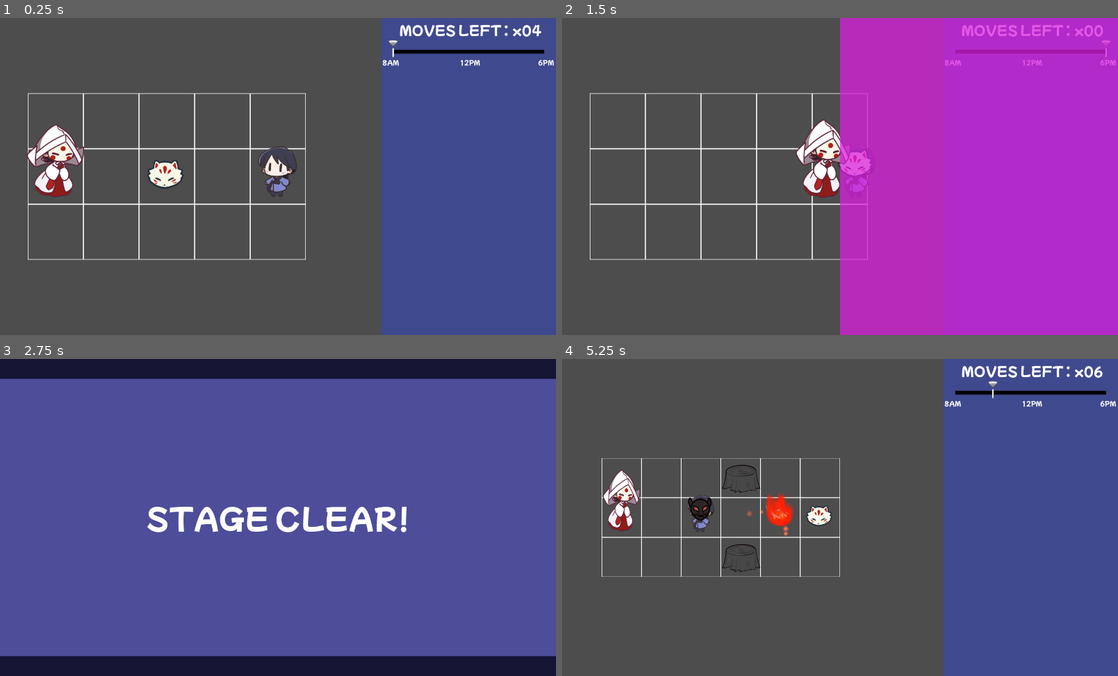
Above: before the commit, frames 1-4 (two rows, left to right).
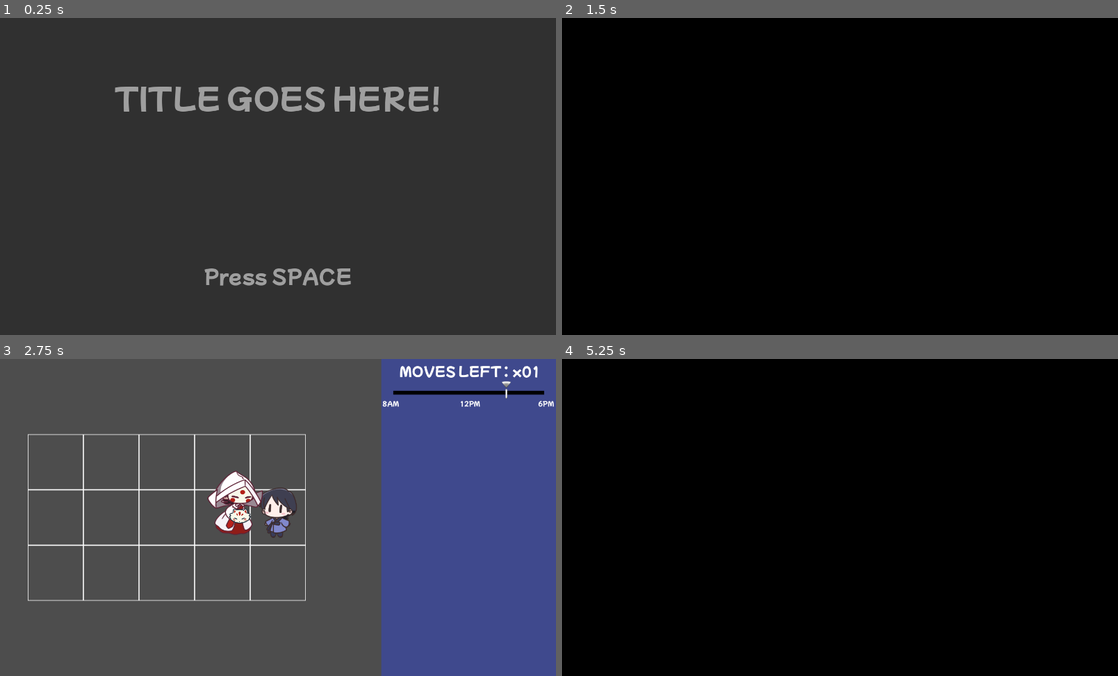
Above: after the commit, the same moments.

Repository: Kuma-Boo/melon-jam-2025
Game: Godot game, scene res://scene/title.tscn
The game is run twice, just before and just after one commit, with the same random seed, the same clock (stepped at 60 frames per second) and the same inputs. Before the commit the project starts from res://scene/levels/level1.tscn. The engine's default icon, where the game draws it, is replaced by a stand-in: a white triangle on a blue panel in a dark square.
Inputs:
- Up to frame 1 (0.25 s): no input
- Up to frame 2 (1.5 s): tap Space at 0.5, 1.35 s; hold D (move_right) 0.53-1.28 s; hold Space 0.53-1.28 s; hold S (move_down) from 1.28 s (still down)
- Up to frame 3 (2.75 s): tap Space at 1.52, 1.82 s; release S (move_down) at 2.03 s; hold D (move_right) from 2.03 s (still down); hold Space from 2.03 s (still down)
- Up to frame 4 (5.25 s): release D (move_right) at 2.78 s; release Space at 2.78 s; hold W (move_up) 2.78-3.53 s; tap Space at 2.85, 3.02, 3.32, 4.35, 4.52, 4.82 s; hold Space 3.53-4.28 s; hold A (move_left) 3.53-5.03 s; hold S (move_down) from 5.03 s (still down); hold Space from 5.03 s (still down)

The runs differ from the first frame. In frame 1, 99% of the frame differs, in the area x 0-100%, y 0-100%; in frame 2, 100%; in frame 3, 73%; in frame 4, 100%.

Commit message:
Add Basic Title Screen

Diff:
--- a/project.godot
+++ b/project.godot
@@ -11,7 +11,7 @@
 [application]
 
 config/name="melon-jam-2025"
-run/main_scene="uid://c7btxoq4g1eob"
+run/main_scene="uid://cev6eorcoq280"
 config/features=PackedStringArray("4.5", "Forward Plus")
 config/icon="res://icon.svg"
 
@@ -61,5 +61,6 @@
 restart_level={
 "deadzone": 0.2,
 "events": [Object(InputEventKey,"resource_local_to_scene":false,"resource_name":"","device":-1,"window_id":0,"alt_press …(192 unchanged characters)…
+, Object(InputEventKey,"resource_local_to_scene":false,"resource_name":"","device":-1,"window_id":0,"alt_pressed":false,"shift_pressed":false,"ctrl_pressed":false,"meta_pressed":false,"pressed":false,"keycode":0,"physical_keycode":32,"key_label":0,"unicode":32,"location":0,"echo":false,"script":null)
 ]
 }
--- /dev/null
+++ b/scene/title.tscn
@@ -0,0 +1,163 @@
+[gd_scene load_steps=8 format=3 uid="uid://cev6eorcoq280"]
+
+[ext_resource type="FontFile" uid="uid://dryre1ic4larg" path="res://MochiyPopOne-Regular.ttf" id="1_4fdtc"]
+[ext_resource type="Script" uid="uid://cmauuskqywss0" path="res://scripts/title.gd" id="1_hr6ky"]
+
+[sub_resource type="Animation" id="Animation_hr6ky"]
+length = 0.001
+tracks/0/type = "value"
+tracks/0/imported = false
+tracks/0/enabled = true
+tracks/0/path = NodePath("Start:modulate")
+tracks/0/interp = 1
+tracks/0/loop_wrap = true
+tracks/0/keys = {
+"times": PackedFloat32Array(0),
+"transitions": PackedFloat32Array(1),
+"update": 0,
+"values": [Color(1, 1, 1, 1)]
+}
+tracks/1/type = "value"
+tracks/1/imported = false
+tracks/1/enabled = true
+tracks/1/path = NodePath("ColorRect:self_modulate")
+tracks/1/interp = 1
+tracks/1/loop_wrap = true
+tracks/1/keys = {
+"times": PackedFloat32Array(0),
+"transitions": PackedFloat32Array(1),
+"update": 0,
+"values": [Color(1, 1, 1, 1)]
+}
+
+[sub_resource type="Animation" id="Animation_qaeh8"]
+resource_name = "init"
+length = 0.4
+step = 0.1
+tracks/0/type = "value"
+tracks/0/imported = false
+tracks/0/enabled = true
+tracks/0/path = NodePath("ColorRect:self_modulate")
+tracks/0/interp = 1
+tracks/0/loop_wrap = true
+tracks/0/keys = {
+"times": PackedFloat32Array(0, 0.4),
+"transitions": PackedFloat32Array(1, 1),
+"update": 0,
+"values": [Color(1, 1, 1, 1), Color(1, 1, 1, 0)]
+}
+
+[sub_resource type="Animation" id="Animation_4fdtc"]
+resource_name = "loop"
+loop_mode = 1
+step = 0.1
+tracks/0/type = "value"
+tracks/0/imported = false
+tracks/0/enabled = true
+tracks/0/path = NodePath("Start:modulate")
+tracks/0/interp = 1
+tracks/0/loop_wrap = true
+tracks/0/keys = {
+"times": PackedFloat32Array(0, 0.5, 1),
+"transitions": PackedFloat32Array(1, 1, 1),
+"update": 0,
+"values": [Color(1, 1, 1, 1), Color(1, 1, 1, 0), Color(1, 1, 1, 1)]
+}
+
+[sub_resource type="Animation" id="Animation_0npwg"]
+resource_name = "start-game"
+step = 0.1
+tracks/0/type = "value"
+tracks/0/imported = false
+tracks/0/enabled = true
+tracks/0/path = NodePath("Start:modulate")
+tracks/0/interp = 1
+tracks/0/loop_wrap = true
+tracks/0/keys = {
+"times": PackedFloat32Array(0, 0.099999994, 0.2, 0.3, 0.4, 0.5, 0.59999996),
+"transitions": PackedFloat32Array(1, 1, 1, 1, 1, 1, 1),
+"update": 0,
+"values": [Color(1, 1, 1, 1), Color(1, 1, 1, 0), Color(1, 1, 1, 1), Color(1, 1, 1, 0), Color(1, 1, 1, 1), Color(1, 1, 1, 0), Color(1, 1, 1, 1)]
+}
+tracks/1/type = "value"
+tracks/1/imported = false
+tracks/1/enabled = true
+tracks/1/path = NodePath("ColorRect:self_modulate")
+tracks/1/interp = 1
+tracks/1/loop_wrap = true
+tracks/1/keys = {
+"times": PackedFloat32Array(0, 0.5, 0.8),
+"transitions": PackedFloat32Array(1, 1, 1),
+"update": 0,
+"values": [Color(1, 1, 1, 0), Color(1, 1, 1, 0), Color(1, 1, 1, 1)]
+}
+tracks/2/type = "method"
+tracks/2/imported = false
+tracks/2/enabled = true
+tracks/2/path = NodePath(".")
+tracks/2/interp = 1
+tracks/2/loop_wrap = true
+tracks/2/keys = {
+"times": PackedFloat32Array(1),
+"transitions": PackedFloat32Array(1),
+"values": [{
+"args": [],
+"method": &"start_new_game"
+}]
+}
+
+[sub_resource type="AnimationLibrary" id="AnimationLibrary_qaeh8"]
+_data = {
+&"RESET": SubResource("Animation_hr6ky"),
+&"init": SubResource("Animation_qaeh8"),
+&"loop": SubResource("Animation_4fdtc"),
+&"start-game": SubResource("Animation_0npwg")
+}
+
+[node name="Title" type="Control" node_paths=PackedStringArray("animator")]
+layout_mode = 3
+anchors_preset = 15
+anchor_right = 1.0
+anchor_bottom = 1.0
+grow_horizontal = 2
+grow_vertical = 2
+script = ExtResource("1_hr6ky")
+animator = NodePath("AnimationPlayer")
+
+[node name="Title" type="Label" parent="."]
+layout_mode = 0
+offset_top = 50.0
+offset_right = 1400.0
+offset_bottom = 350.0
+theme_override_fonts/font = ExtResource("1_4fdtc")
+theme_override_font_sizes/font_size = 72
+text = "TITLE GOES HERE!"
+horizontal_alignment = 1
+vertical_alignment = 1
+
+[node name="Start" type="Label" parent="."]
+layout_mode = 0
+offset_top = 600.0
+offset_right = 1400.0
+offset_bottom = 700.0
+theme_override_fonts/font = ExtResource("1_4fdtc")
+theme_override_font_sizes/font_size = 48
+text = "Press SPACE"
+horizontal_alignment = 1
+vertical_alignment = 1
+
+[node name="ColorRect" type="ColorRect" parent="."]
+layout_mode = 1
+anchors_preset = 15
+anchor_right = 1.0
+anchor_bottom = 1.0
+grow_horizontal = 2
+grow_vertical = 2
+color = Color(0, 0, 0, 1)
+
+[node name="AnimationPlayer" type="AnimationPlayer" parent="."]
+libraries = {
+&"": SubResource("AnimationLibrary_qaeh8")
+}
+autoplay = "init"
+next/init = &"loop"
--- /dev/null
+++ b/scripts/title.gd
@@ -0,0 +1,16 @@
+extends Node
+
+@export var animator : AnimationPlayer
+var is_transition_active : bool
+
+func _process(_delta: float) -> void:
+	if is_transition_active:
+		return
+
+	if Input.is_key_pressed(KEY_SPACE):
+		is_transition_active = true
+		animator.play("start-game")
+
+func start_new_game() -> void:
+	get_tree().change_scene_to_file("res://scene/levels/level1.tscn")
+	return
Not shown, added: scripts/title.gd.uid
